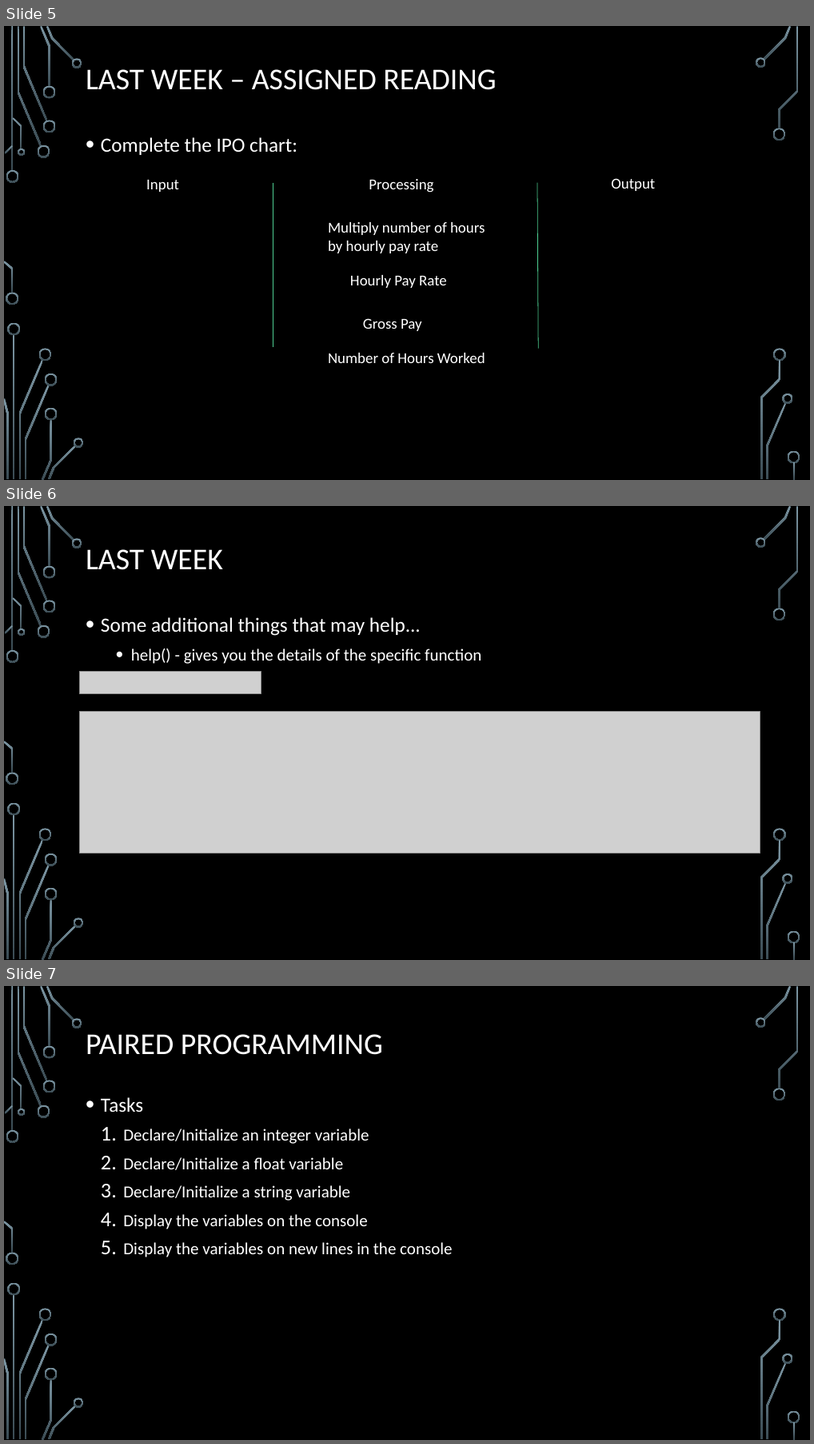
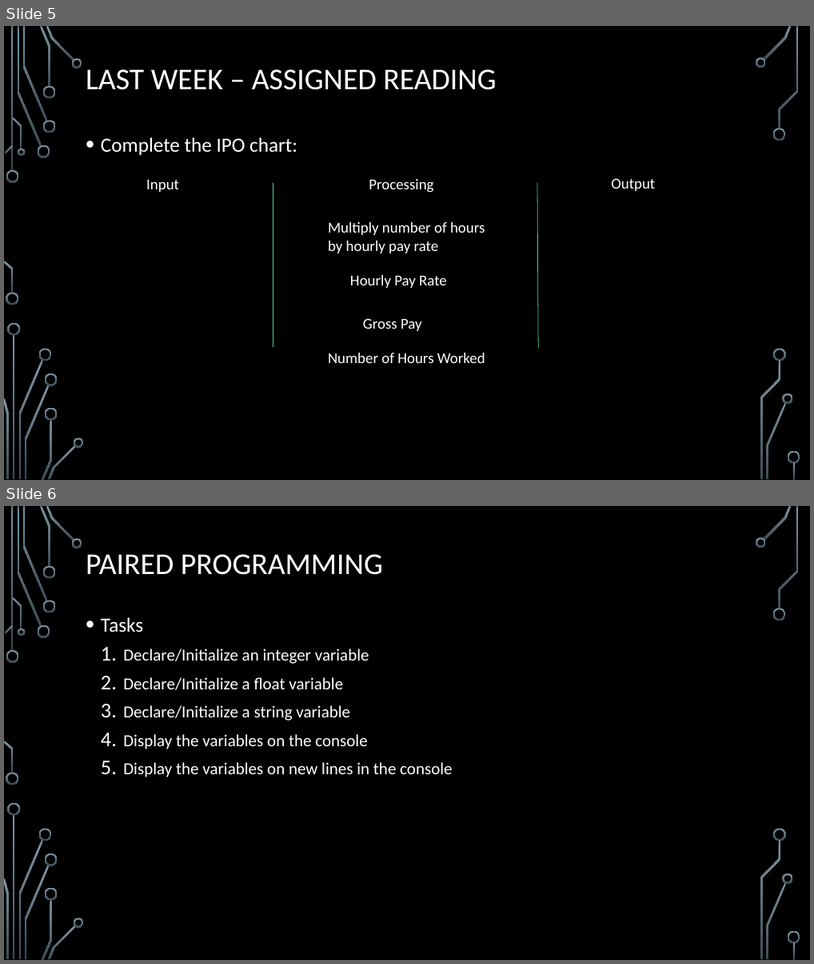
Before and after one commit to william-estes/youtube, a slide deck: lecture_2/Lecture_2.pptx. Shown one above the other, each under a label of ours: slides 5, 6 and 7 before the commit, slides 5 and 6 after it. The pictures are 814x1444 and 814x964 pixels, drawn with LibreOffice and Linux fonts; fonts in the diff are those of the drawing; grey boxes stand for pictures; background and template pictures are left out. Boxes give left, top, right and bottom in pixels: in the first picture for what was removed or moved away, otherwise in the second. Text is boxed around its words. In the diff, an @@ line names an element or a change of style, - is before the commit and + after.

```diff
--- a/lecture_2/Lecture_2.pptx
+++ b/lecture_2/Lecture_2.pptx
@@ slide 6 removed at (4, 506, 810, 960), background picture (left out); not listed: 36 template elements that a slide beside it also shows @@
@@ title removed at (86, 549, 223, 570) @@
-LAST WEEK
@@ text removed at (101, 617, 482, 664) @@
-• Some additional things that may help...
-  • help() - gives you the details of the specific function
@@ picture removed at (80, 671, 261, 693) @@
@@ picture removed at (80, 711, 761, 852) @@
@@ what was slide 7 is now slide 6 @@
```
Also in this commit, not shown: 4 slides changed, 1 other file.
